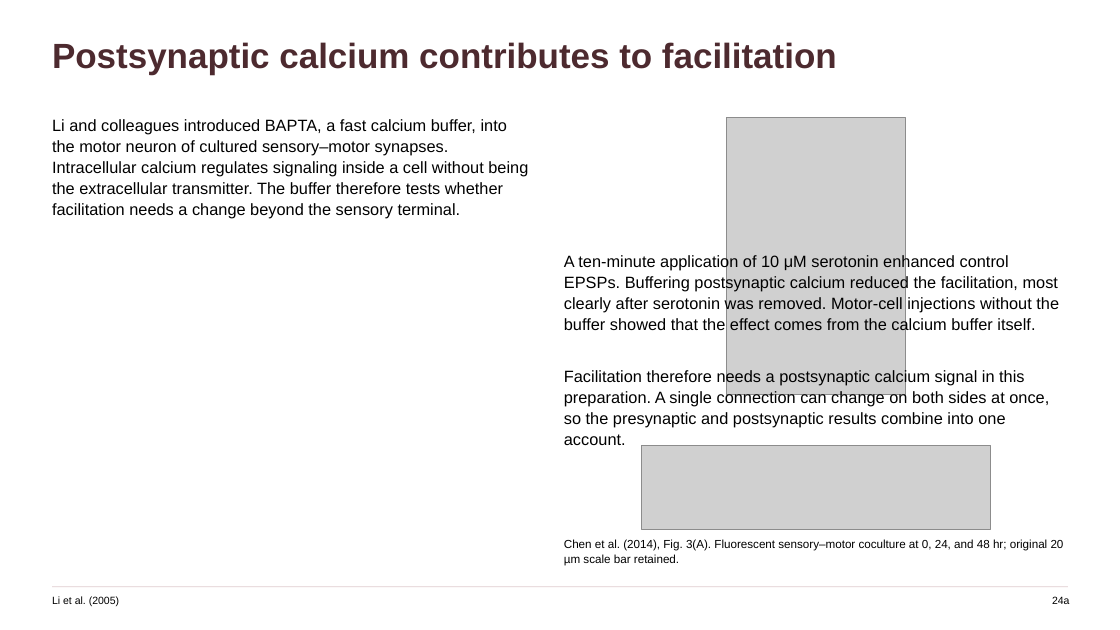
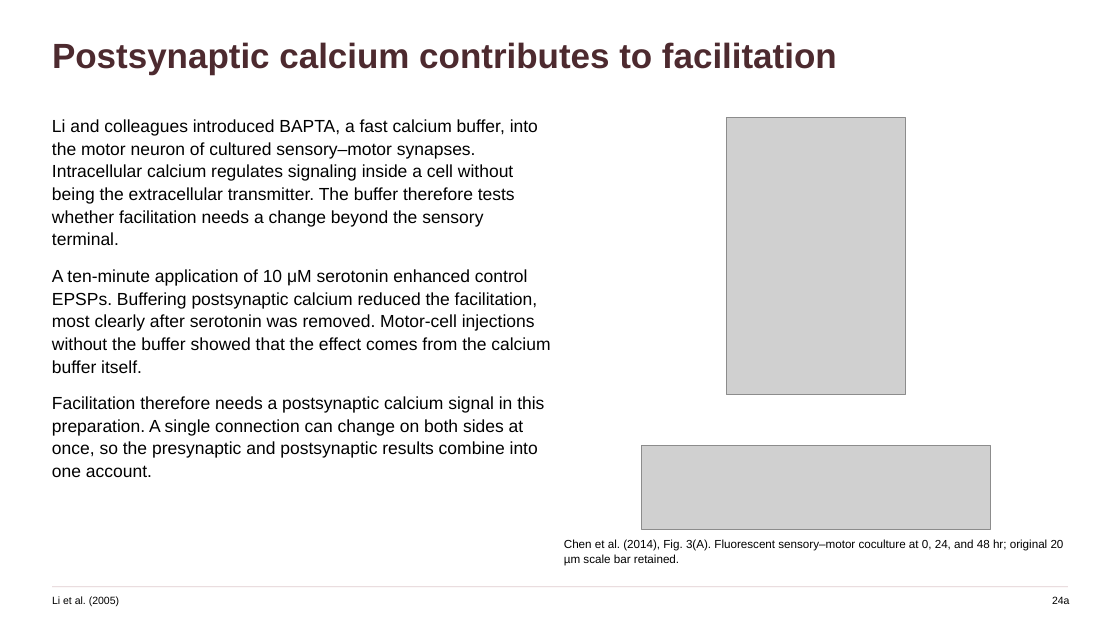
Before and after one commit to jordanxxlopez/NEUROETHOLOGY, a slide deck: slide 32 of scaffolded/Neuroethology_Lecture36_FA2026_SCAFFOLDED.pptx. Drawn at 1120x630 pixels with LibreOffice and Linux fonts; fonts in the diff are those of the drawing; grey boxes stand for pictures. Boxes give left, top, right and bottom in pixels: in the first picture for what was removed or moved away, otherwise in the second. Text is boxed around its words. In the diff, an @@ line names an element or a change of style, - is before the commit and + after.

```diff
--- a/scaffolded/Neuroethology_Lecture36_FA2026_SCAFFOLDED.pptx
+++ b/scaffolded/Neuroethology_Lecture36_FA2026_SCAFFOLDED.pptx
@@ text at <box>52,119,538,245</box>: size 14 to 15 pt in "Li and colleagues introduced BAPTA, a fast ..." @@
@@ text at <box>52,269,550,477</box>: paragraphs added @@
+A ten-minute application of 10 μM serotonin enhanced control EPSPs. Buffering postsynaptic calcium reduced the facilitation, most clearly after serotonin was removed. Motor-cell injections without the buffer showed that the effect comes from the calcium buffer itself.
+Facilitation therefore needs a postsynaptic calcium signal in this preparation. A single connection can change on both sides at once, so the presynaptic and postsynaptic results combine into one account.
@@ text removed at <box>564,253,1059,334</box> @@
-A ten-minute application of 10 μM serotonin enhanced control EPSPs. Buffering postsynaptic calcium reduced the facilitation, most clearly after serotonin was removed. Motor-cell injections without the buffer showed that the effect comes from the calcium buffer itself.
@@ text removed at <box>564,369,1049,445</box> @@
-Facilitation therefore needs a postsynaptic calcium signal in this preparation. A single connection can change on both sides at once, so the presynaptic and postsynaptic results combine into one account.
```
Also in this commit, not shown: 57 other slides changed, 8 other files.
